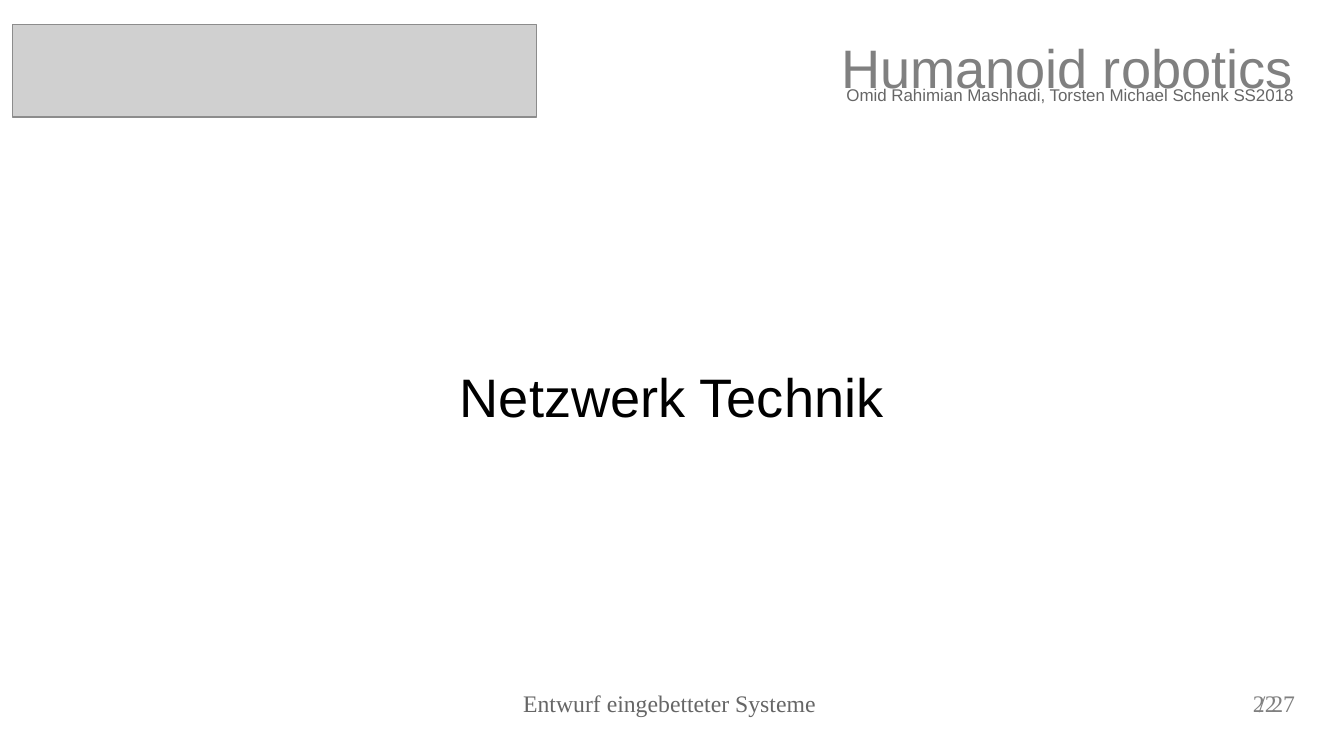
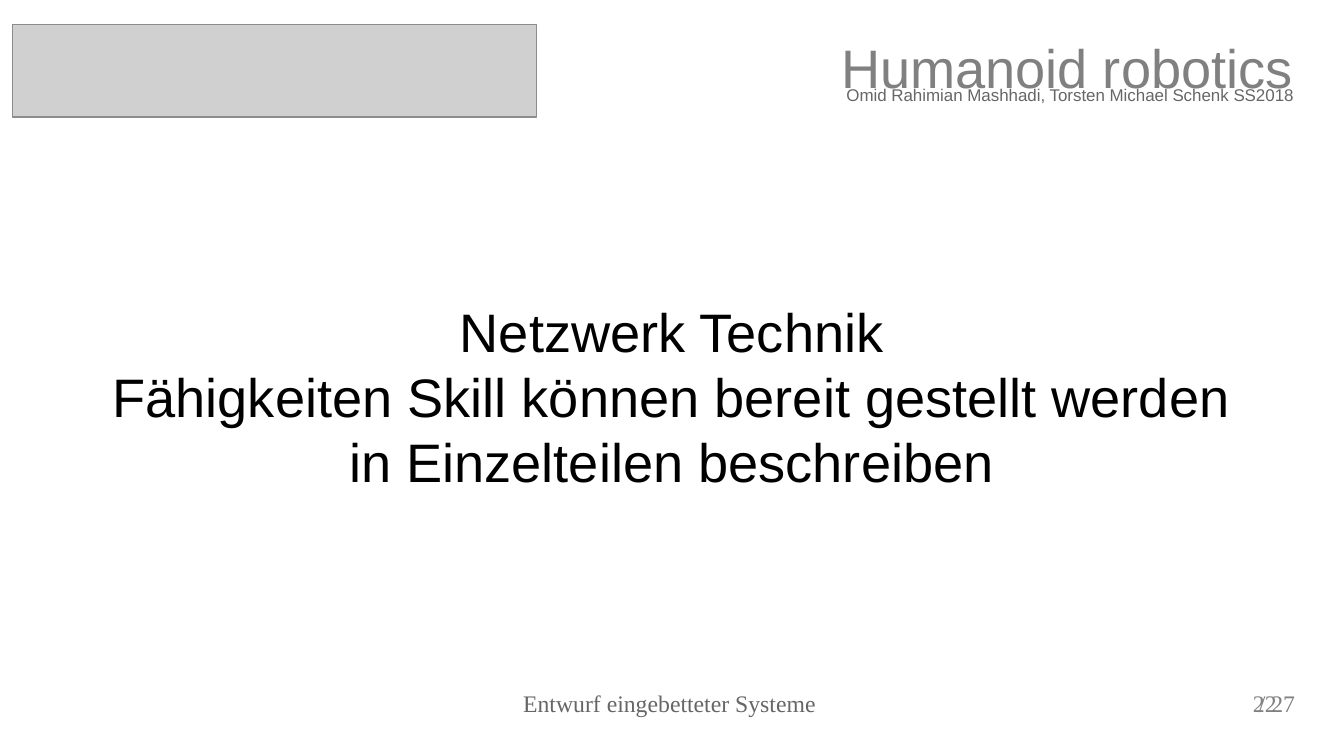
Before and after one commit to torstenschenk/beuth-avatar-ss2018, a slide deck: slide 22 of Presentation/HumanoidRobotic.odp. Drawn at 1344x756 pixels with LibreOffice and Linux fonts; fonts in the diff are those of the drawing; grey boxes stand for pictures. Boxes give left, top, right and bottom in pixels: in the first picture for what was removed or moved away, otherwise in the second. Text is boxed around its words. In the diff, an @@ line names an element or a change of style, - is before the commit and + after.

```diff
--- a/Presentation/HumanoidRobotic.odp
+++ b/Presentation/HumanoidRobotic.odp
@@ subtitle at (113, 377, 1230, 483): paragraphs added @@
+Fähigkeiten Skill können bereit gestellt werden
+in Einzelteilen beschreiben
```
Also in this commit, not shown: 9 other slides changed.
